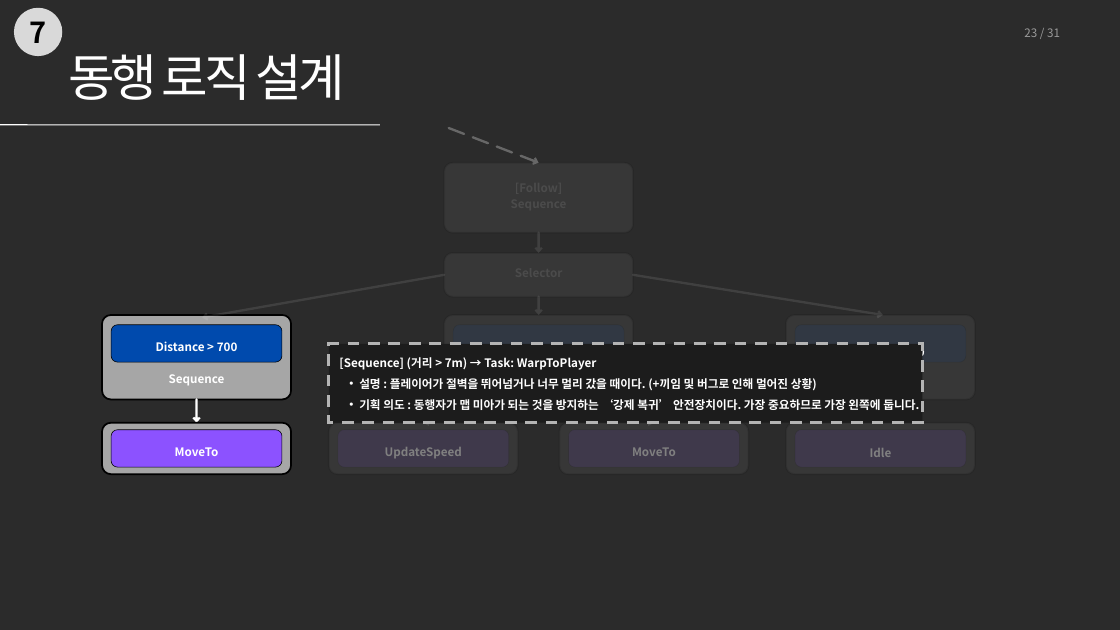
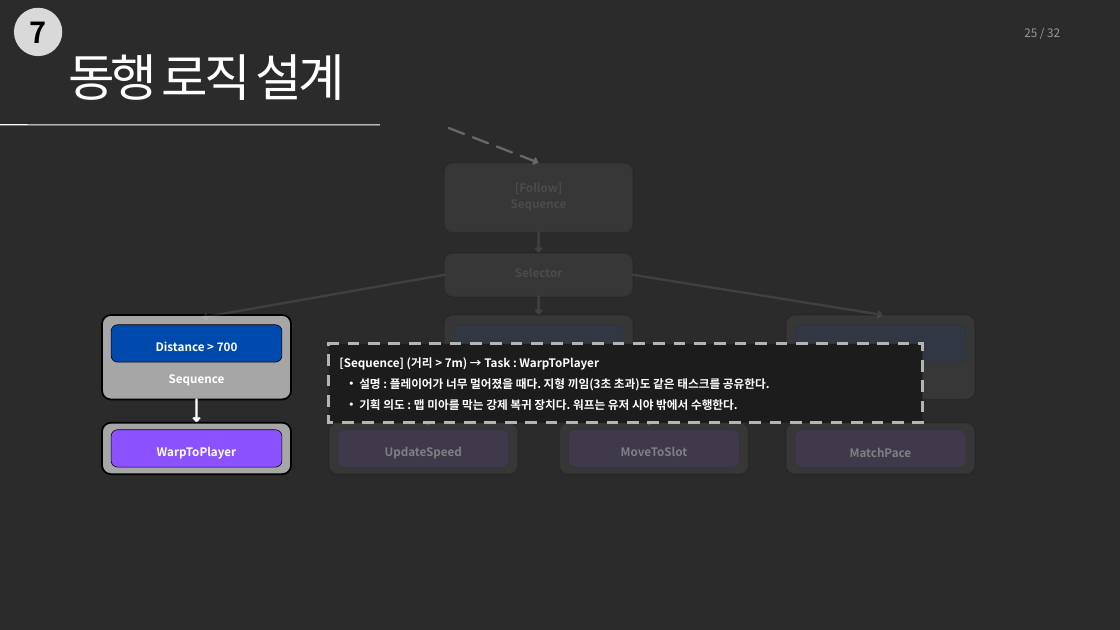
Before and after one commit to 0518tune/portfolio, a slide deck: slide 25 of files/수정본/동행자_BT설계.pptx (slide 23 before the commit). Drawn at 1120x630 pixels with LibreOffice and Linux fonts; fonts in the diff are those of the drawing; background and template pictures are left out; a plain dark background stands for a picture behind light text. Boxes give left, top, right and bottom in pixels: in the first picture for what was removed or moved away, otherwise in the second. Text is boxed around its words. In the diff, an @@ line names an element or a change of style, - is before the commit and + after.

```diff
--- a/files/수정본/동행자_BT설계.pptx
+++ b/files/수정본/동행자_BT설계.pptx
@@ text at (1024,28,1060,37): text changed @@
-23 / 31
+25 / 32
@@ text at (339,357,770,410): text changed @@
-[Sequence] (거리 > 7m) → Task: WarpToPlayer
-  • 설명 : 플레이어가 절벽을 뛰어넘거나 너무 멀리 갔을 때이다. (+끼임 및 버그로 인해 멀어진 상황)
-  • 기획 의도 : 동행자가 맵 미아가 되는 것을 방지하는 ‘강제 복귀’ 안전장치이다. 가장 중요하므로 가장 왼쪽에 둡니다.
+[Sequence] (거리 > 7m) → Task : WarpToPlayer
+  • 설명 : 플레이어가 너무 멀어졌을 때다. 지형 끼임(3초 초과)도 같은 태스크를 공유한다.
+  • 기획 의도 : 맵 미아를 막는 강제 복귀 장치다. 워프는 유저 시야 밖에서 수행한다.
@@ text at (840,344,921,345): text changed @@
-Distance <= 200
+Else · 조건 없음
@@ text at (157,446,237,459): text changed @@
-MoveTo
+WarpToPlayer
@@ text at (621,447,688,456): text changed @@
-MoveTo
+MoveToSlot
@@ text at (850,448,912,457): text changed @@
-Idle
+MatchPace
```
Also in this commit, not shown: 28 other slides changed, 2 slides added, 1 slide removed, 6 other files.
